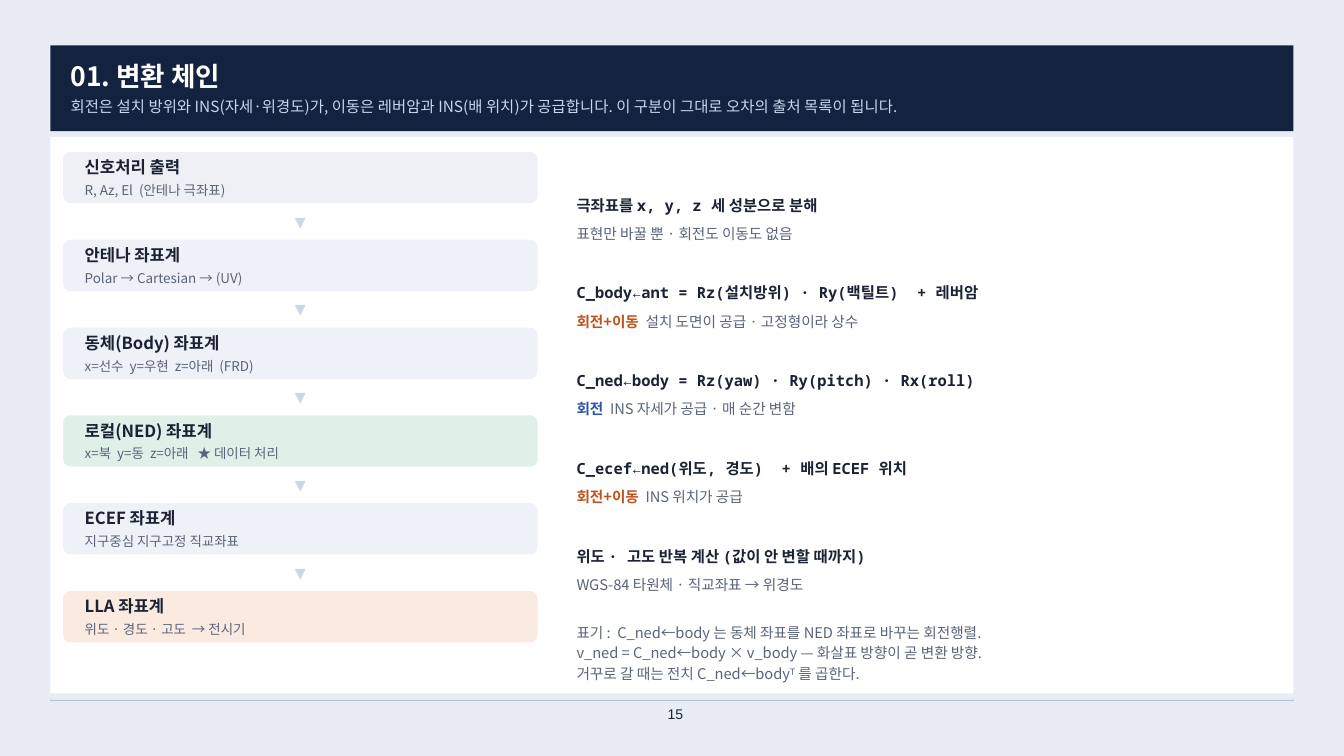
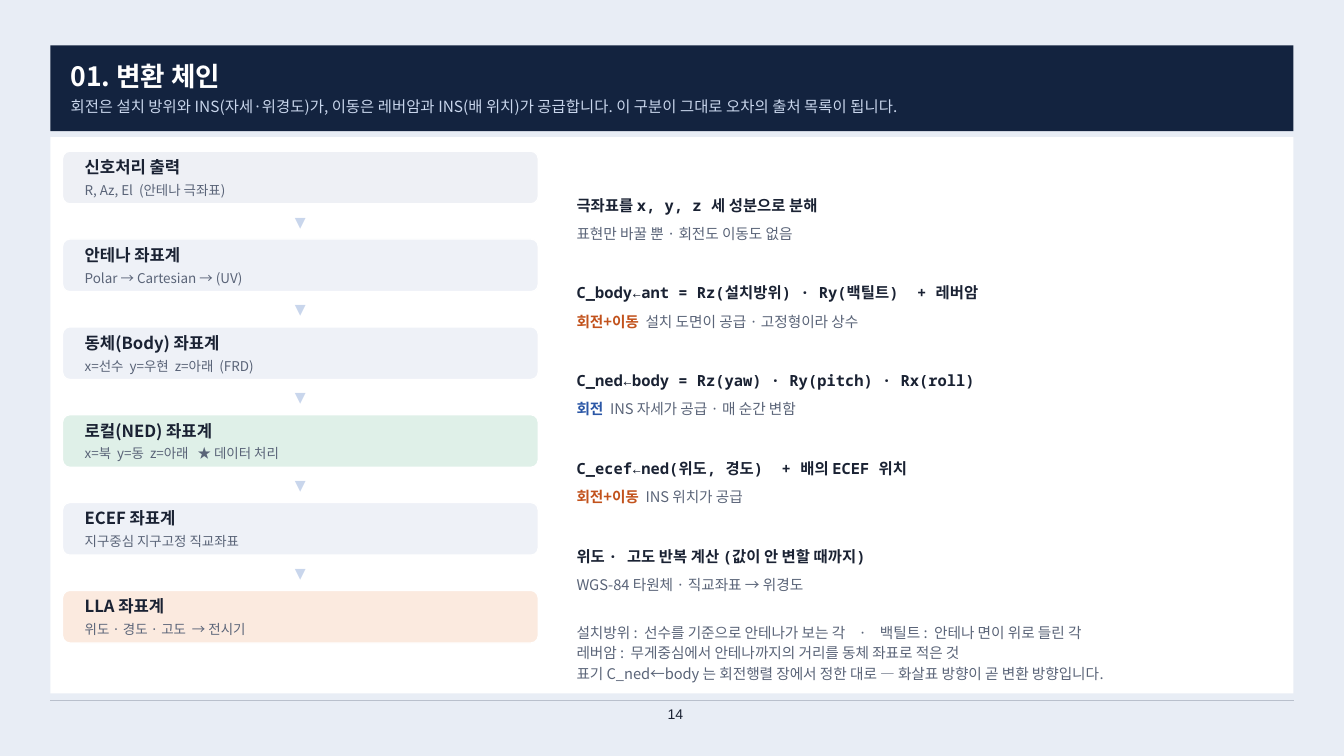
Before and after one commit to harley-hwan/radar-sw-study, a slide deck: slide 14 of Part2_CoordFrames/ref/산출물/Chapter2_coordinate_systems.pptx (slide 15 before the commit). Drawn at 1344x756 pixels with LibreOffice and Linux fonts; fonts in the diff are those of the drawing. Boxes give left, top, right and bottom in pixels: in the first picture for what was removed or moved away, otherwise in the second. Text is boxed around its words. In the diff, an @@ line names an element or a change of style, - is before the commit and + after.

```diff
--- a/Part2_CoordFrames/ref/산출물/Chapter2_coordinate_systems.pptx
+++ b/Part2_CoordFrames/ref/산출물/Chapter2_coordinate_systems.pptx
@@ text at (577, 626, 1104, 683): text changed @@
-표기 : C_ned←body 는 동체 좌표를 NED 좌표로 바꾸는 회전행렬.
-v_ned = C_ned←body × v_body — 화살표 방향이 곧 변환 방향.
-거꾸로 갈 때는 전치 C_ned←bodyᵀ 를 곱한다.
+설치방위 : 선수를 기준으로 안테나가 보는 각 · 백틸트 : 안테나 면이 위로 들린 각
+레버암 : 무게중심에서 안테나까지의 거리를 동체 좌표로 적은 것
+표기 C_ned←body 는 회전행렬 장에서 정한 대로 — 화살표 방향이 곧 변환 방향입니다.
@@ page number at (668, 709, 684, 719): text changed @@
-15
+14
```
Also in this commit, not shown: 9 other slides changed, 9 other files.
